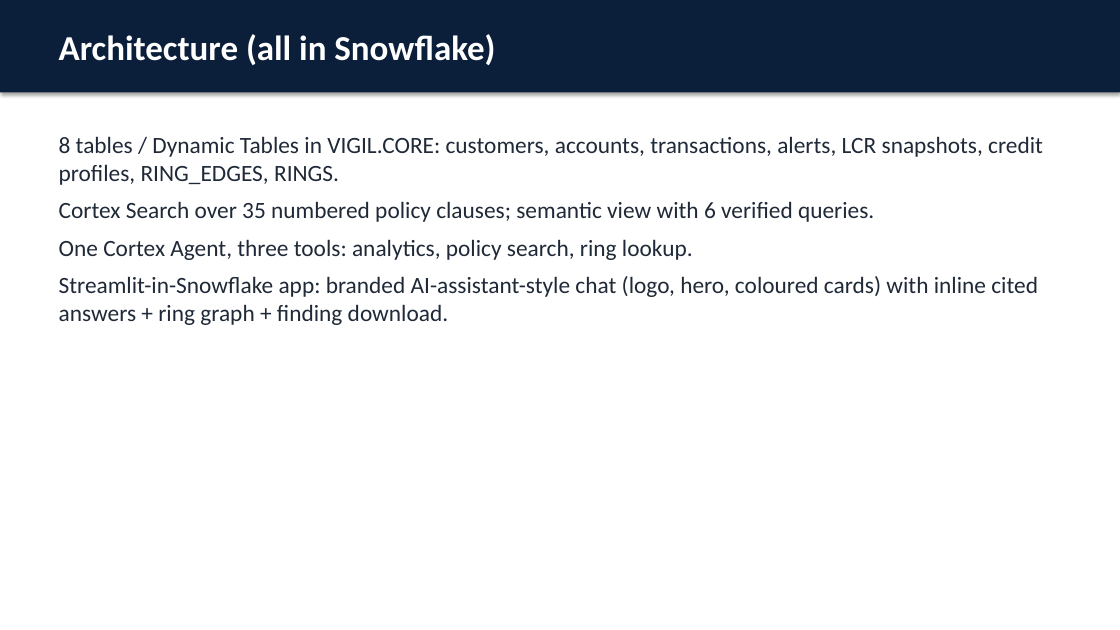
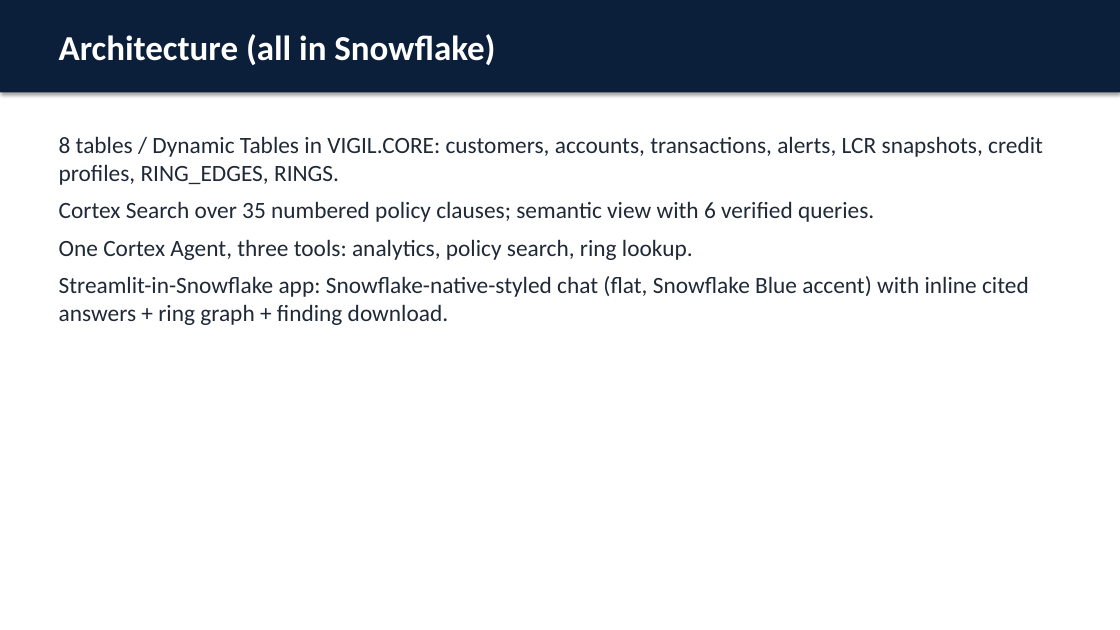
Before and after one commit to sam-raiden/vigil-risk-copilot, a slide deck: slide 4 of docs/Vigil_deck.pptx. Drawn at 1120x630 pixels with LibreOffice and Linux fonts; fonts in the diff are those of the drawing. Boxes give left, top, right and bottom in pixels: in the first picture for what was removed or moved away, otherwise in the second. Text is boxed around its words. In the diff, an @@ line names an element or a change of style, - is before the commit and + after.

```diff
--- a/docs/Vigil_deck.pptx
+++ b/docs/Vigil_deck.pptx
@@ text at (59,276,1029,325): text changed @@
-Streamlit-in-Snowflake app: branded AI-assistant-style chat (logo, hero, coloured cards) with inline cited answers + ring graph + finding download.
+Streamlit-in-Snowflake app: Snowflake-native-styled chat (flat, Snowflake Blue accent) with inline cited answers + ring graph + finding download.
```
Also in this commit, not shown: 6 other files.
